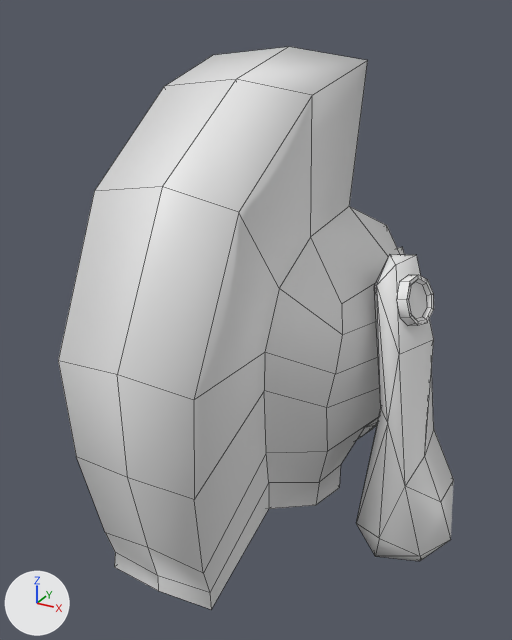
A saved change to the Blender file Content/Driver/Driver.blend.
Both versions are drawn from a camera (50 mm lens) standing at (61.2, -121.5, 279.4) and looking at (-1.8, -7.0, 222.2). Arrows for +X, +Y and +Z are at lower left; the lights stay in place. Mesh edges are drawn as thin lines.

The first picture shows 'head'.
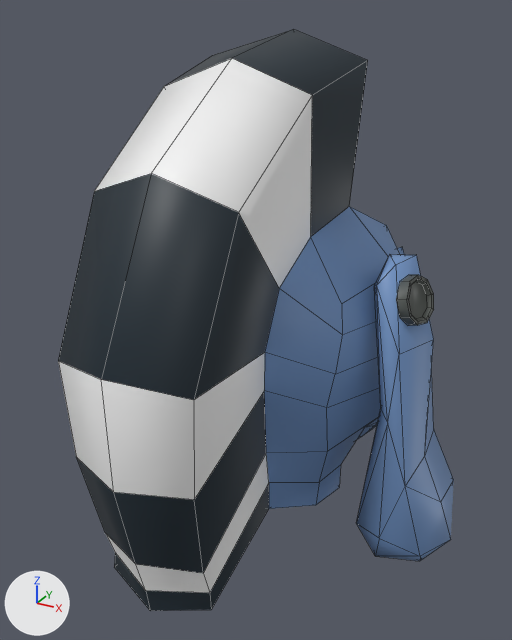
The change, as a list of edits to the scene's bpy script:
```text
Add img_t_colorpallet_1_png:
    img_t_colorpallet_1_png = load_image('T_ColorPallet_1.PNG', '../Common/Texture/T_ColorPallet_1.PNG', 10, 10, 'sRGB')
Add mat_material:
    mat_material = principled_material('Material')
    mat_material.texture = img_t_colorpallet_1_png
Change me_astronaut_001:
    used by ob_head; location = (0.0, 0.0, 0.0); scale = (1.1, 1.1, 1.1)
    remove me_astronaut_001.from_pydata(...)  # 483 vertices, 511 faces; spans x -37.5..37.5, y -47.0..44.6, z 163.8..248.3
    add me_astronaut_001.from_pydata(...)  # 259 vertices, 256 faces; spans x 0.0..37.5, y -50.1..44.6, z 163.8..250.9
    me_astronaut_001 part 1
    164 vertices are removed from x -25.5..25.5, y -47.0..38.1, z 167.1..248.3
    194 faces are deleted
    10 vertices are added at x 0.0..24.7, y -50.1..22.7, z 166.4..250.9
    20 new faces join them
    me_astronaut_001 part 2: 236 faces spanning x 0.0..37.5, y -46.2..44.6, z 163.8..246.6 switch from no material to mat_material (picture img_t_colorpallet_1_png)
Change ob_head:
    add _m = ob_head.modifiers.new('Mirror', 'MIRROR')
```

Boxes [x1, y1, x2, y2] around the edits, measured in the pictures (512 x 640 px):
'head', reshaped, modifiers changed: before [58, 47, 454, 609]; after [58, 29, 454, 611]
part 1 of me_astronaut_001, cut back: before [58, 47, 368, 609]; after [58, 29, 368, 611]
part 2 of me_astronaut_001, recoloured (grey to blue): [194, 61, 454, 609] in both
